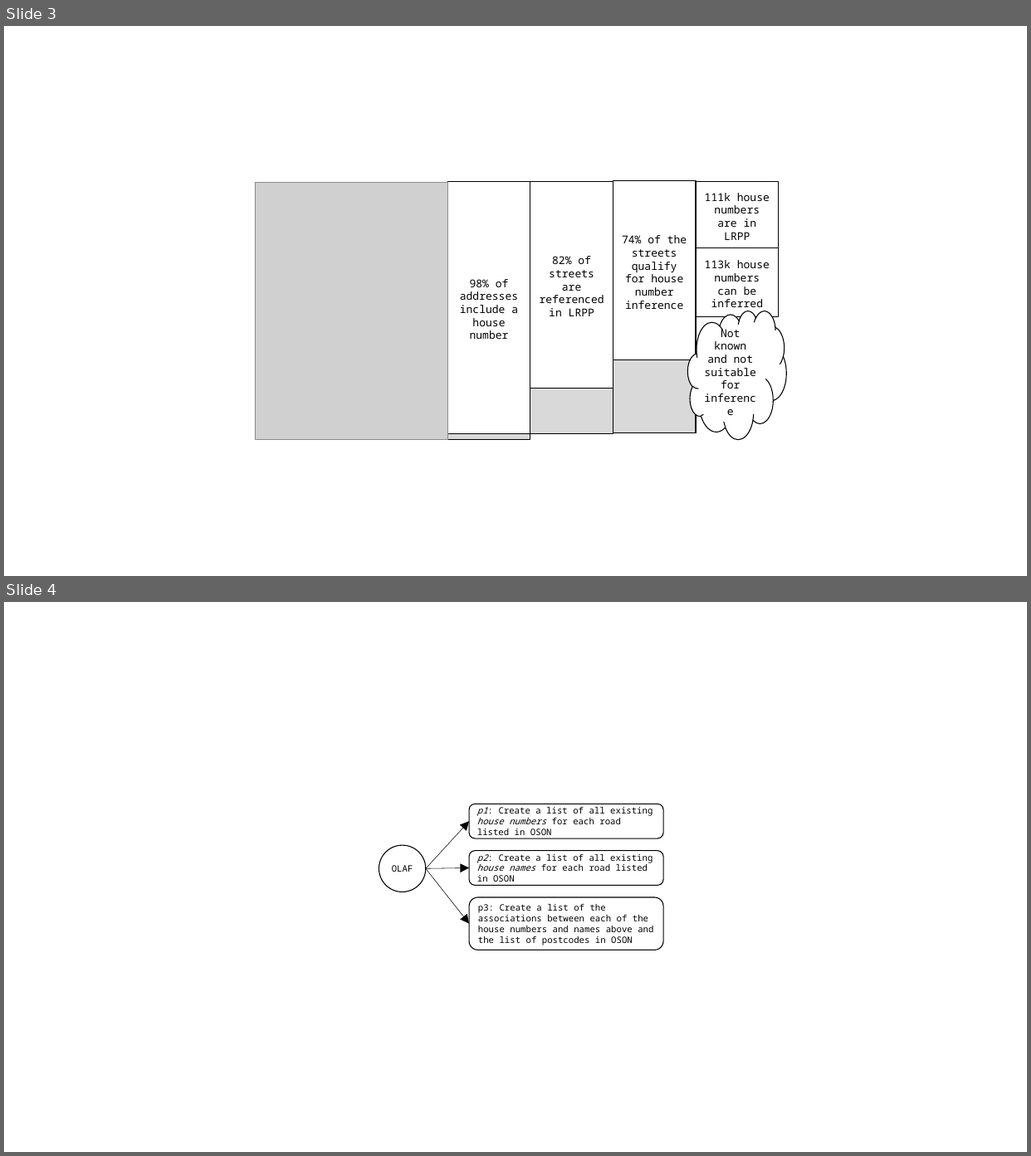
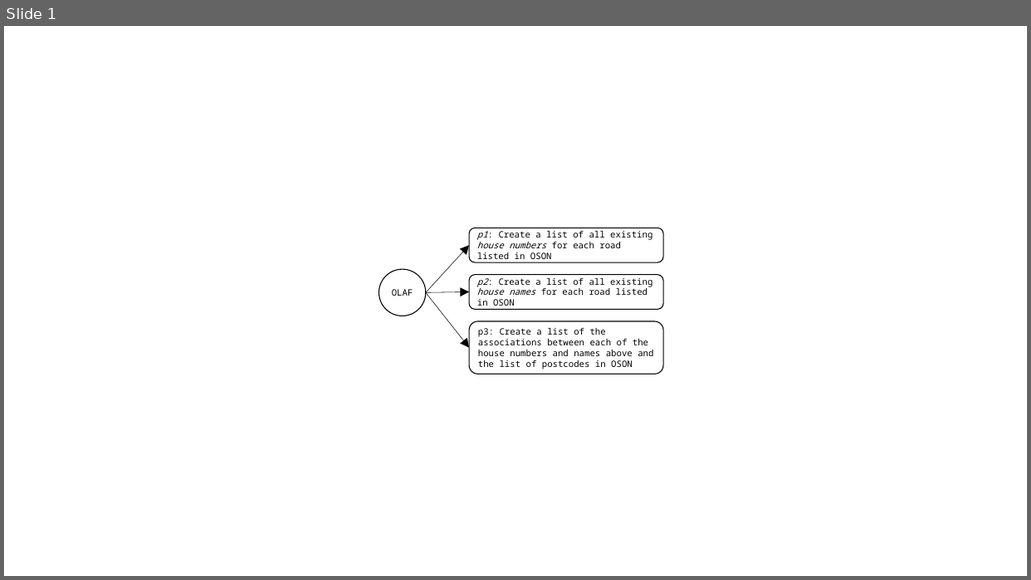
Before and after one commit to Digital-Contraptions-Imaginarium/OLAF-ICWE2016-paper, a slide deck: images_src/misc_powerpoint.pptx. Shown one above the other, each under a label of ours: slides 3 and 4 before the commit, slide 1 after it. The pictures are 1031x1156 and 1031x580 pixels, drawn with LibreOffice and Linux fonts; fonts in the diff are those of the drawing; grey boxes stand for pictures. Boxes give left, top, right and bottom in pixels: in the first picture for what was removed or moved away, otherwise in the second. Text is boxed around its words. In the diff, an @@ line names an element or a change of style, - is before the commit and + after.

```diff
--- a/images_src/misc_powerpoint.pptx
+++ b/images_src/misc_powerpoint.pptx
@@ slide 3 removed at bbox=[4, 26, 1027, 576], background #FFFFFF @@
@@ picture removed at bbox=[255, 182, 447, 439] @@
@@ rectangle removed at bbox=[447, 181, 530, 434] @@
-98% of addresses include a house number
@@ rectangle removed at bbox=[530, 181, 612, 388] @@
-82% of streets are referenced in LRPP
@@ rectangle removed at bbox=[613, 181, 695, 360] @@
-74% of the streets qualify for house number inference
@@ rectangle removed at bbox=[695, 181, 778, 248] @@
-111k house numbers are in LRPP
@@ rectangle removed at bbox=[695, 248, 778, 316] @@
-113k house numbers can be inferred
@@ cloud removed at bbox=[688, 311, 787, 439] @@
-Not known and not suitable for inference
@@ rectangle removed at bbox=[613, 360, 695, 433] @@
@@ rectangle removed at bbox=[530, 388, 612, 434] @@
@@ rectangle removed at bbox=[447, 434, 530, 439] @@
@@ what was slide 4 is now slide 1 @@
```
Also in this commit, not shown: 2 other slides removed, 6 other files.
